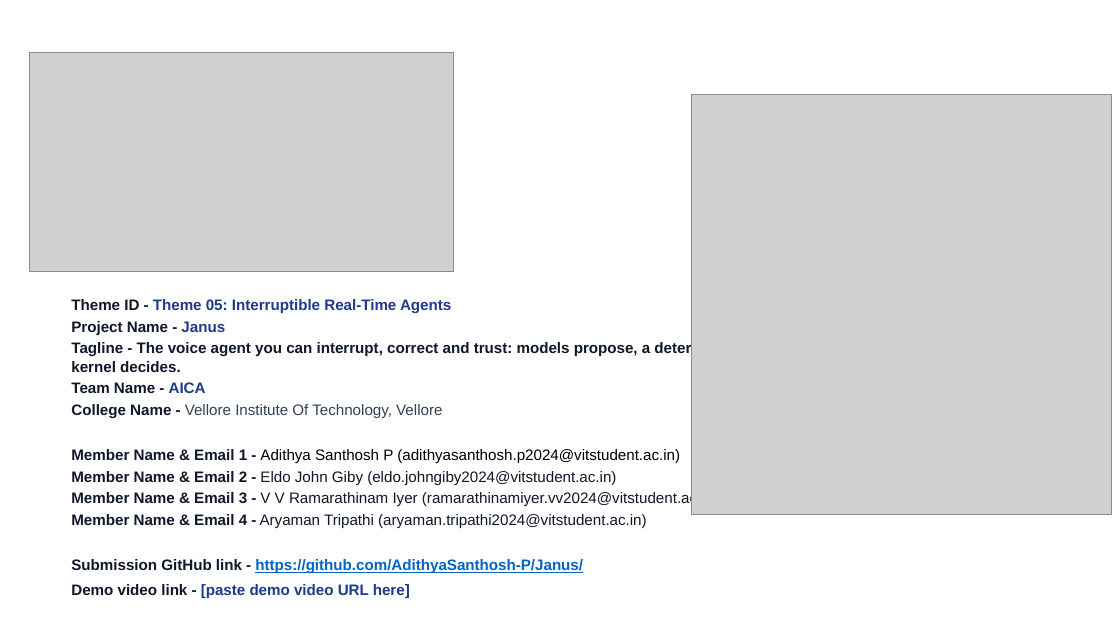
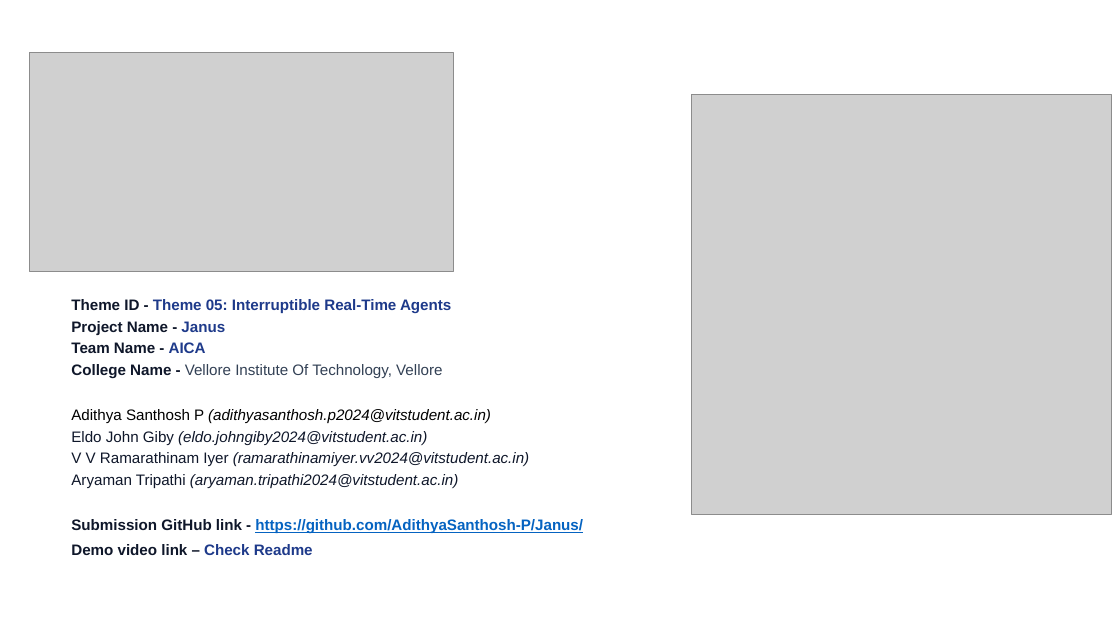
Before and after one commit to AdithyaSanthosh-P/Janus, a slide deck: slide 1 of VITVellore_AICA_Submission.pptx. Drawn at 1120x630 pixels with LibreOffice and Linux fonts; fonts in the diff are those of the drawing; grey boxes stand for pictures. Boxes give left, top, right and bottom in pixels: in the first picture for what was removed or moved away, otherwise in the second. Text is boxed around its words. In the diff, an @@ line names an element or a change of style, - is before the commit and + after.

```diff
--- a/VITVellore_AICA_Submission.pptx
+++ b/VITVellore_AICA_Submission.pptx
@@ text at (x1=71, y1=341, x2=748, y2=372): paragraph removed @@
-Tagline - The voice agent you can interrupt, correct and trust: models propose, a deterministic kernel decides.
@@ text at (x1=71, y1=409, x2=530, y2=488): text changed; italic on @@
-Member Name & Email 1 - Adithya Santhosh P (adithyasanthosh.p2024@vitstudent.ac.in)
-Member Name & Email 2 - Eldo John Giby (eldo.johngiby2024@vitstudent.ac.in)
-Member Name & Email 3 - V V Ramarathinam Iyer (ramarathinamiyer.vv2024@vitstudent.ac.in)
-Member Name & Email 4 - Aryaman Tripathi (aryaman.tripathi2024@vitstudent.ac.in)
+Adithya Santhosh P (adithyasanthosh.p2024@vitstudent.ac.in)
+Eldo John Giby (eldo.johngiby2024@vitstudent.ac.in)
+V V Ramarathinam Iyer (ramarathinamiyer.vv2024@vitstudent.ac.in)
+Aryaman Tripathi (aryaman.tripathi2024@vitstudent.ac.in)
@@ text at (x1=71, y1=544, x2=313, y2=555): text changed; text colour #1E3A8A to #0F172A @@
-Demo video link - [paste demo video URL here]
+Demo video link – Check Readme
```
Also in this commit, not shown: 7 other slides changed, 1 other file.
